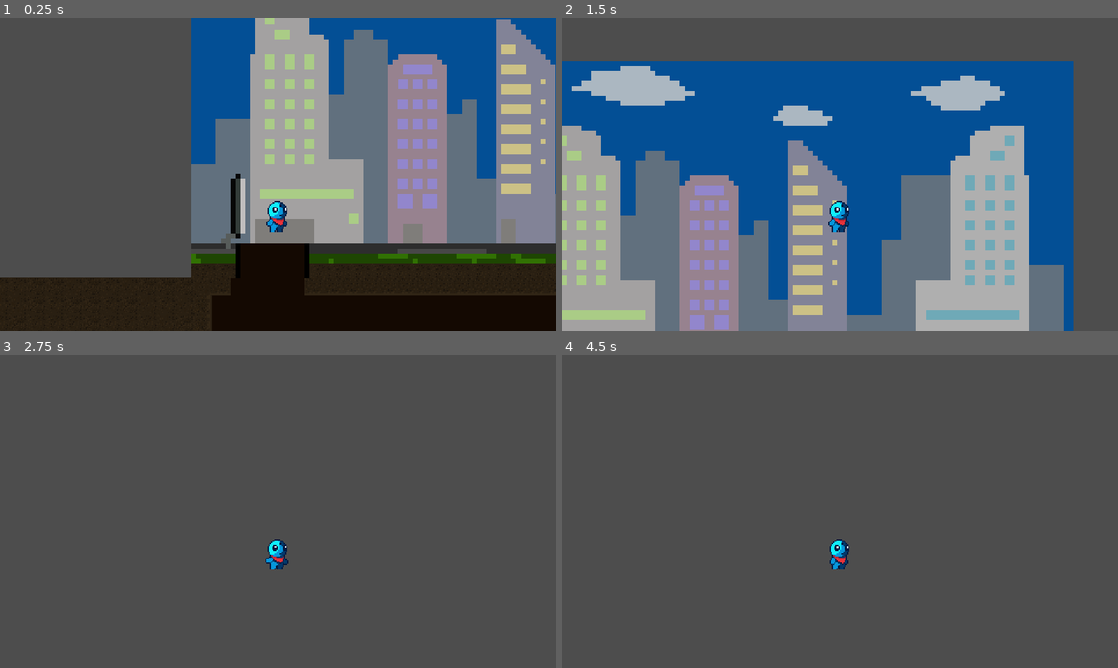
Above: before the commit, frames 1-4 (two rows, left to right).
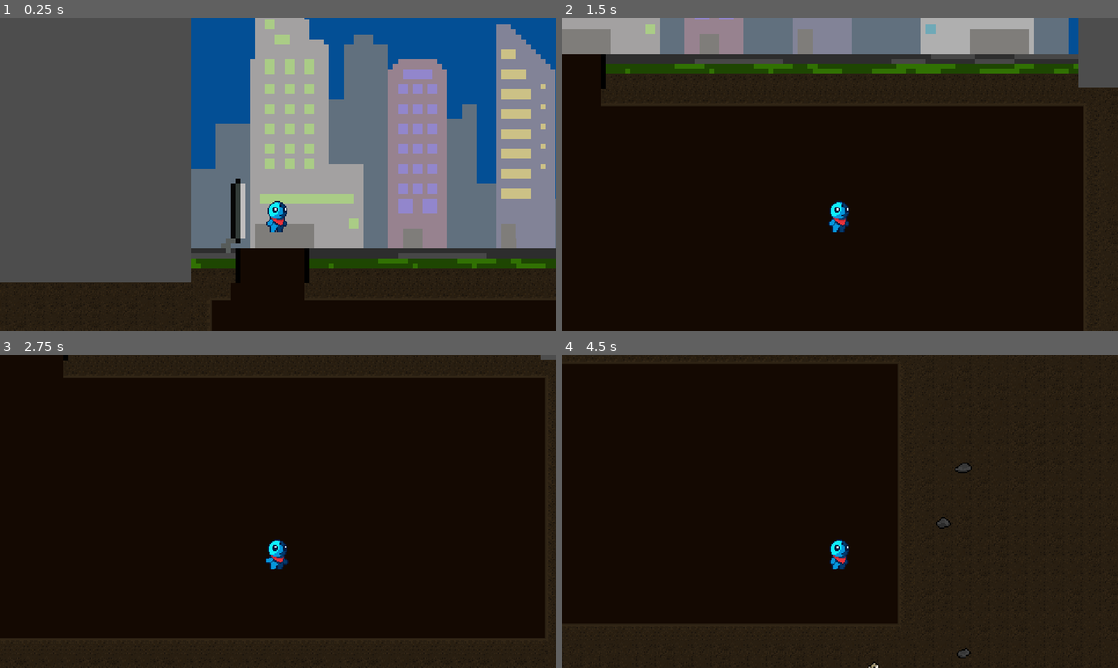
Above: after the commit, the same moments.

Repository: Final-Cake-Games/pirate-software-gamejam-14
Game: Godot game, scene res://scenes/test_level.tscn
The game is run twice, just before and just after one commit, with the same random seed, the same clock (stepped at 60 frames per second) and the same inputs. The project has no main scene, so this scene is started directly.
Inputs:
- Up to frame 1 (0.25 s): no input
- Up to frame 2 (1.5 s): hold D (move_right) from 0.53 s (still down); tap Space (jump) at 0.6, 0.77, 1.07, 1.35 s
- Up to frame 3 (2.75 s): tap Space (jump) at 1.52, 1.82, 2.1 s; release D (move_right) at 2.03 s; hold A (move_left) from 2.03 s (still down)
- Up to frame 4 (4.5 s): release A (move_left) at 2.78 s; hold D (move_right) 2.78-4.28 s; tap Space (jump) at 2.85, 3.02, 3.32, 3.6, 3.77, 4.07, 4.35 s; hold A (move_left) from 4.28 s (still down)

The runs differ from the first frame. In frame 1, 9.7% of the frame differs, in the area x 0-100%, y 0-90%; in frame 2, 98%; in frame 3, 100%, in the area x 0-100%, y 0-100%; in frame 4, 100%.

Commit message:
Added a limit to the jumps
Default to allow double jumps. Second jump is less powerful. move_and_slide() was moved up because is_on_floor() was resetting the MAX_JUMPS one jump too early due to how they interact with each other.

Diff:
--- a/scripts/player.gd
+++ b/scripts/player.gd
@@ -8,19 +8,24 @@
 @export var MAX_SPEED : float = 250
 @export var GRAVITY : float = 1000
 @export var JUMP_FORCE : float = 450
+@export var SECOND_JUMP_FORCE : float = 250
+@export var MAX_JUMPS : int = 2
 
-# Input do utilizador (direção no X)
-var direction : float
+var direction : float  # Input do utilizador (direção no X)
+var jumps_available = MAX_JUMPS
 
 func _process(delta):
 	direction = Input.get_axis('move_left', 'move_right')
-	if Input.is_action_just_pressed('jump'):
+	if Input.is_action_just_pressed('jump') && jumps_available > 0:
 		jump()
 
 func _physics_process(delta):
-	# Se não está no chão, aplica gravidade
-	if !is_on_floor():
+	move_and_slide()  # Chamado 1º para atualizar is_on_floor() antes de dar rest ao MAX_JUMPS
+
+	if !is_on_floor():  # Se não está no chão, aplica gravidade
 		velocity.y += GRAVITY * delta
+	else:  # Se está dá reset aos saltos
+		jumps_available = MAX_JUMPS
 
 	# Lógica de andar/parar na !!horizontal!!
 	if direction != 0:  # Estamos a começar a andar
@@ -28,7 +33,10 @@
 	else:  # Estamos a parar
 		velocity.x = move_toward(velocity.x, 0, 20)  # Abranda até 0 de 20 em 20 unidades
 
-	move_and_slide()
+func jump():
+	if jumps_available == 2:  # Verifica se é 1º ou 2º salto
+		velocity.y = -JUMP_FORCE
+	else:
+		velocity.y = -SECOND_JUMP_FORCE
 
-func jump():
-	velocity.y = -JUMP_FORCE
+	jumps_available -= 1
